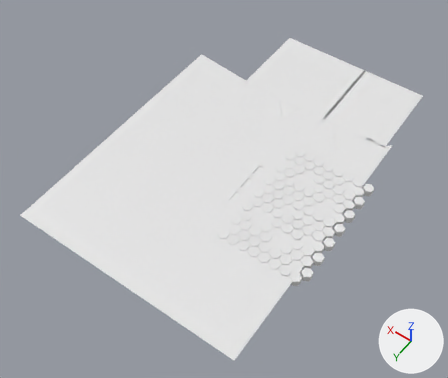
A saved change to the glTF model assets/models/floor5.glb.
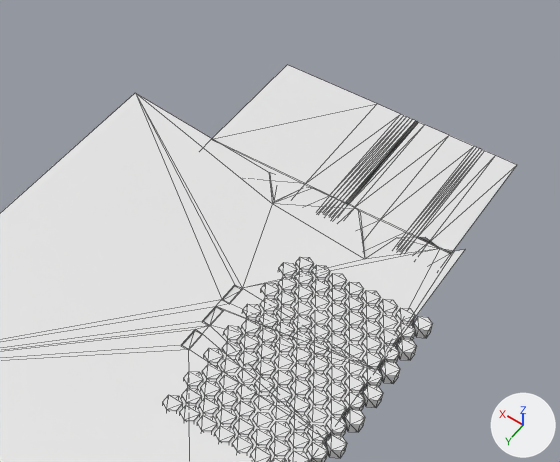
Each version is shown whole from a 50 mm lens placed at (49.5, 31.8, 65.1), pointed at (80.6, -11.7, -3.3), then close up on the part from 27% to 100% of the width and 0% to 71% of the height. Lighting does not change. The marker at lower right points along +X, +Y and +Z. The close-ups show mesh edges as thin lines. Vertices at the same position are counted once.

Names of what the first close-up shows: 'floor5'.
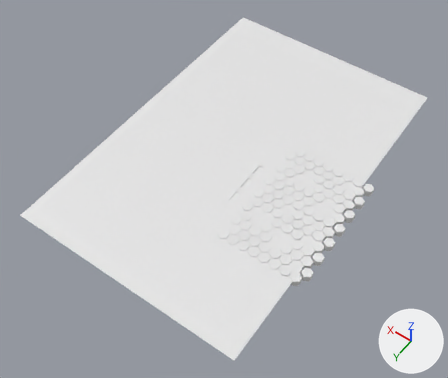
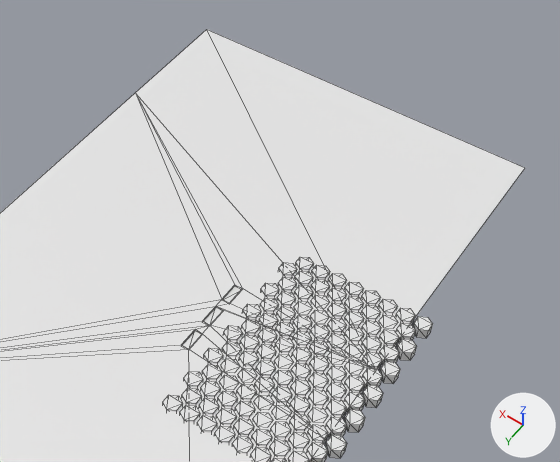
The newer file is also turned or shifted as a whole; pictures and numbers use the older file's frame.

The change, as JSON lines over the scene's bpy script:
```json
{"block": "me_floor5", "where": "# used by ob_floor5; location = (81.13, 9.13, 0.0)"}
{"op": "remove", "block": "me_floor5", "code": "me_floor5.from_pydata(...)  # 1465 vertices, 2382 faces; spans x -18.2..16.8, y -50.6..0.0, z -1.1..0.1"}
{"op": "add", "block": "me_floor5", "code": "me_floor5.from_pydata(...)  # 1375 vertices, 1845 faces; spans x -18.2..16.8, y -50.6..0.0, z -0.9..0.1"}
{"block": "me_floor5", "change": "me_floor5 part 1: the loose piece of 36 vertices spanning x -16.1..7.5, y -37.9..-33.0, z -0.3..0.0 is deleted"}
{"block": "me_floor5", "change": "me_floor5 part 2"}
{"block": "me_floor5", "change": "19 vertices are removed from x -16.2..1.1, y -38.2..-33.2, z -1.1..0.0"}
{"block": "me_floor5", "change": "470 faces are deleted"}
{"block": "me_floor5", "change": "1 vertex moves from x -16.8, y -38.9, z 0.0 to x -16.8, y -50.6, z 0.0"}
{"block": "me_floor5", "change": "1 vertex is added at (16.8, -50.6, 0.0)"}
{"block": "me_floor5", "change": "3 new faces join them"}
```

Pixel boxes [x1, y1, x2, y2] of what changed, in the close-ups (560 x 462 px):
```json
{"object": "floor5", "change": "reshaped", "before": [0, 65, 517, 462], "after": [0, 30, 525, 462]}
{"part": 1, "of": "me_floor5", "change": "deleted", "before": [227, 147, 414, 259]}
{"part": 2, "of": "me_floor5", "change": "cut back", "before": [136, 94, 464, 369], "after": [136, 30, 525, 369]}
```
